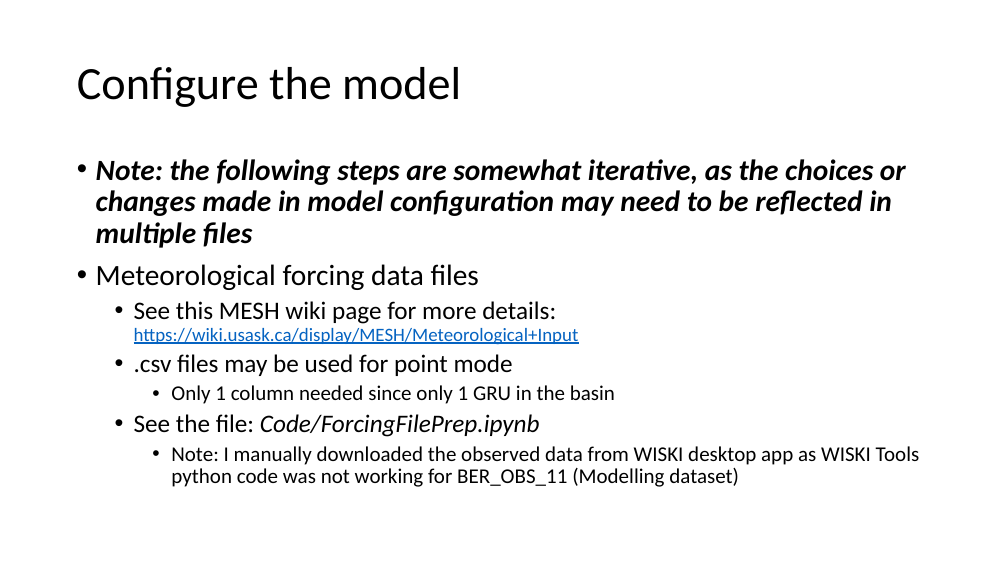
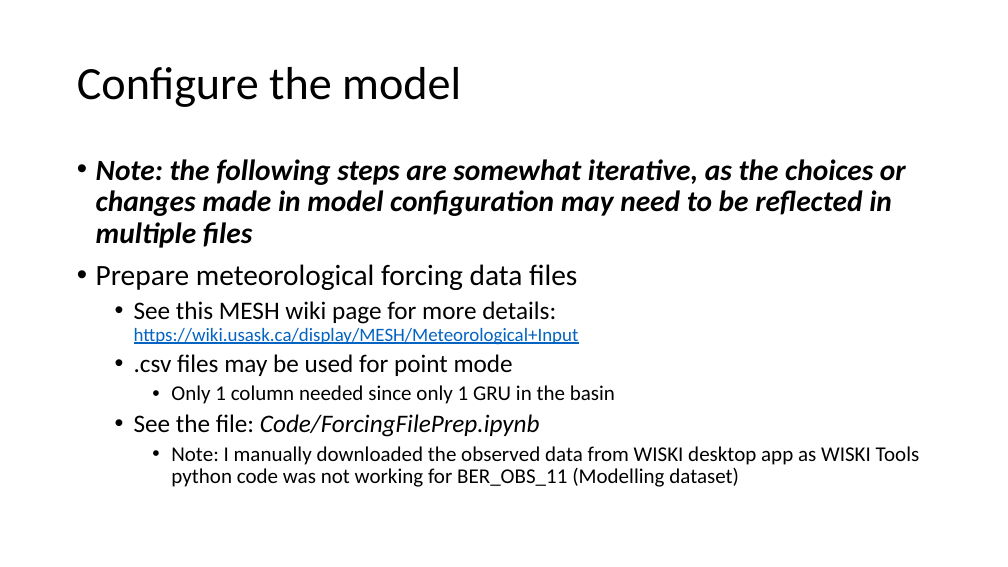
Before and after one commit to MESH-Model/MESH_Whitegull, a slide deck: slide 4 of Presentations/White Gull Creek MESH Point Scale Configuration.pptx. Drawn at 1008x567 pixels with LibreOffice and Linux fonts; fonts in the diff are those of the drawing. Boxes give left, top, right and bottom in pixels: in the first picture for what was removed or moved away, otherwise in the second. Text is boxed around its words. In the diff, an @@ line names an element or a change of style, - is before the commit and + after.

```diff
--- a/Presentations/White Gull Creek MESH Point Scale Configuration.pptx
+++ b/Presentations/White Gull Creek MESH Point Scale Configuration.pptx
@@ text at [96,264,577,290]: text changed @@
-• Meteorological forcing data files
+• Prepare meteorological forcing data files
```
Also in this commit, not shown: 4 other slides changed, 1 slide added, 1 other file.
